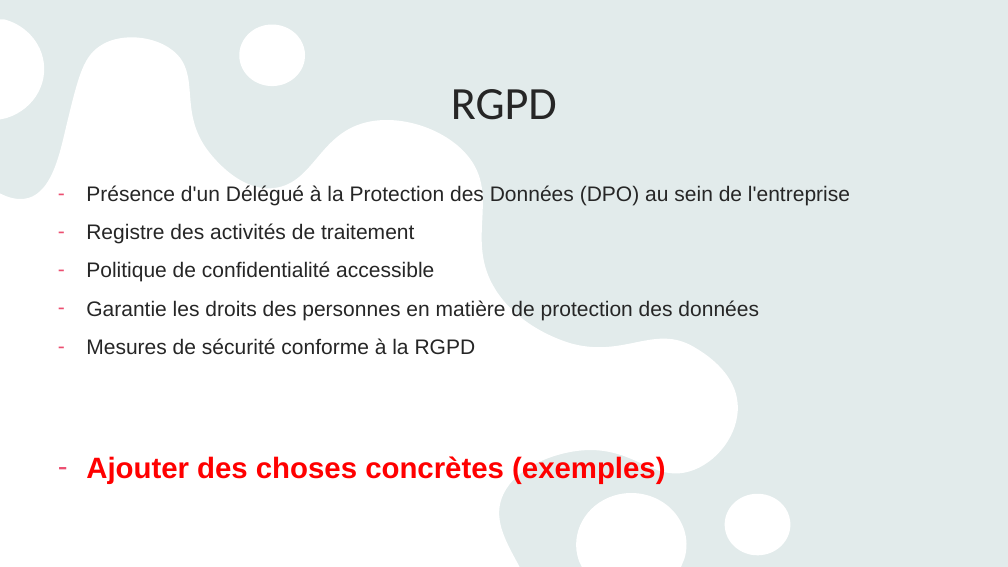
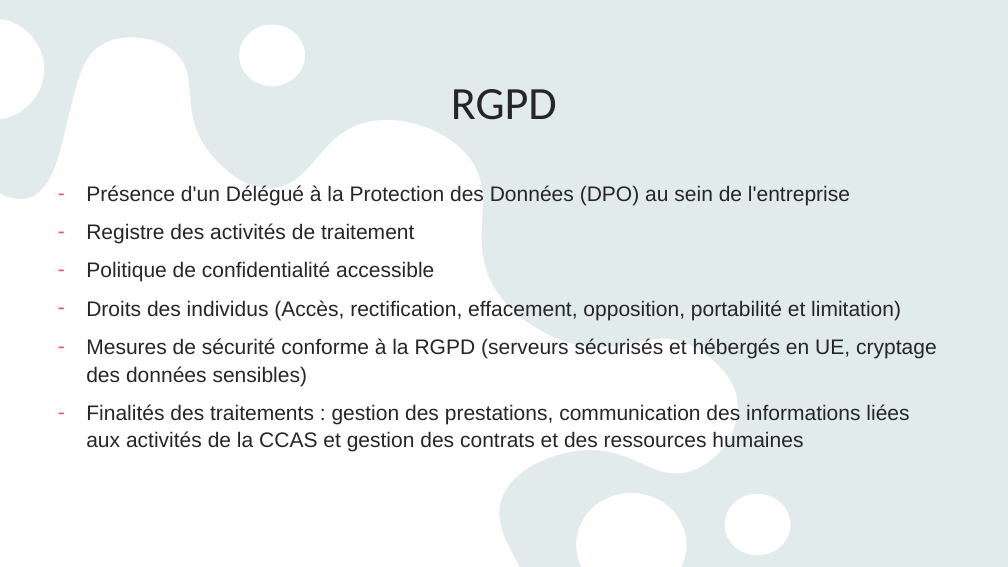
Before and after one commit to Mdabsence/astrofy, a slide deck: slide 7 of public/Présentation.pptx (slide 6 before the commit). Drawn at 1008x567 pixels with LibreOffice and Linux fonts; fonts in the diff are those of the drawing. Boxes give left, top, right and bottom in pixels: in the first picture for what was removed or moved away, otherwise in the second. Text is boxed around its words. In the diff, an @@ line names an element or a change of style, - is before the commit and + after.

```diff
--- a/public/Présentation.pptx
+++ b/public/Présentation.pptx
@@ text at bbox=[86, 300, 937, 452]: text changed @@
-– Garantie les droits des personnes en matière de protection des données
-– Mesures de sécurité conforme à la RGPD
-– Ajouter des choses concrètes (exemples)
+– Droits des individus (Accès, rectification, effacement, opposition, portabilité et limitation)
+– Mesures de sécurité conforme à la RGPD (serveurs sécurisés et hébergés en UE, cryptage des données sensibles)
+– Finalités des traitements : gestion des prestations, communication des informations liées aux activités de la CCAS et gestion des contrats et des ressources humaines
```
Also in this commit, not shown: 1 other slide changed, 2 slides added, 4 other files.
